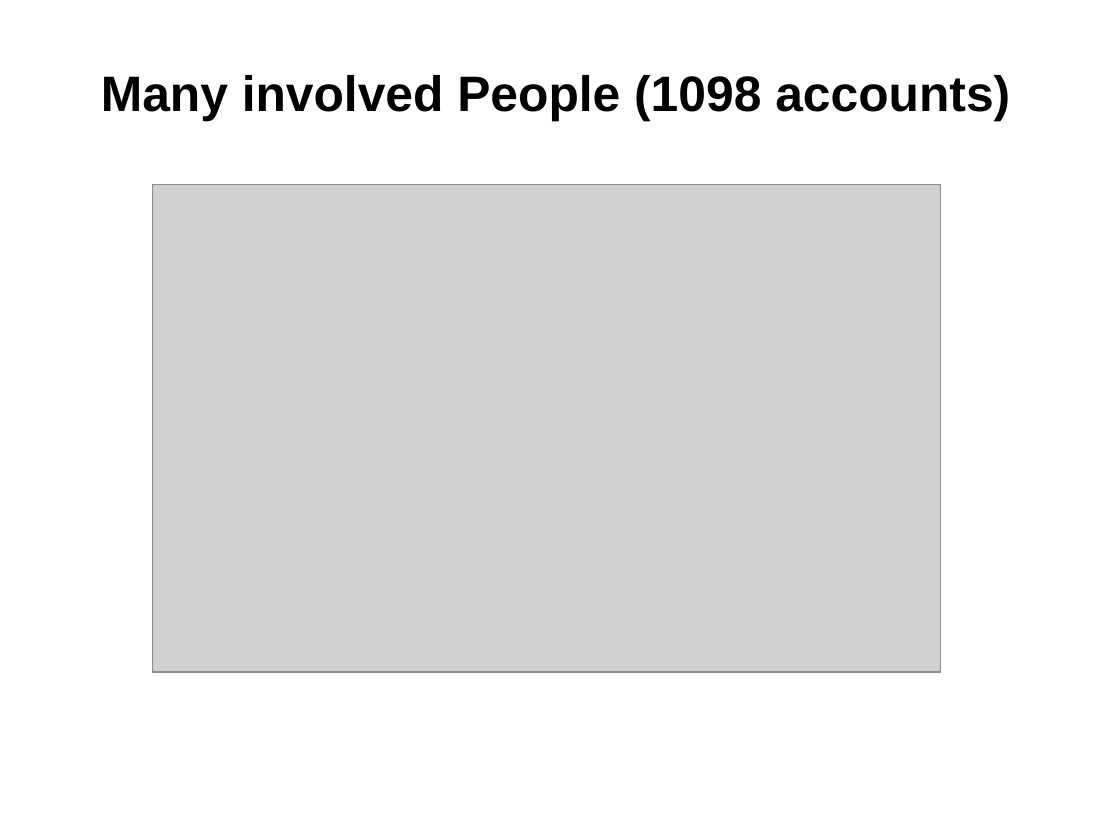
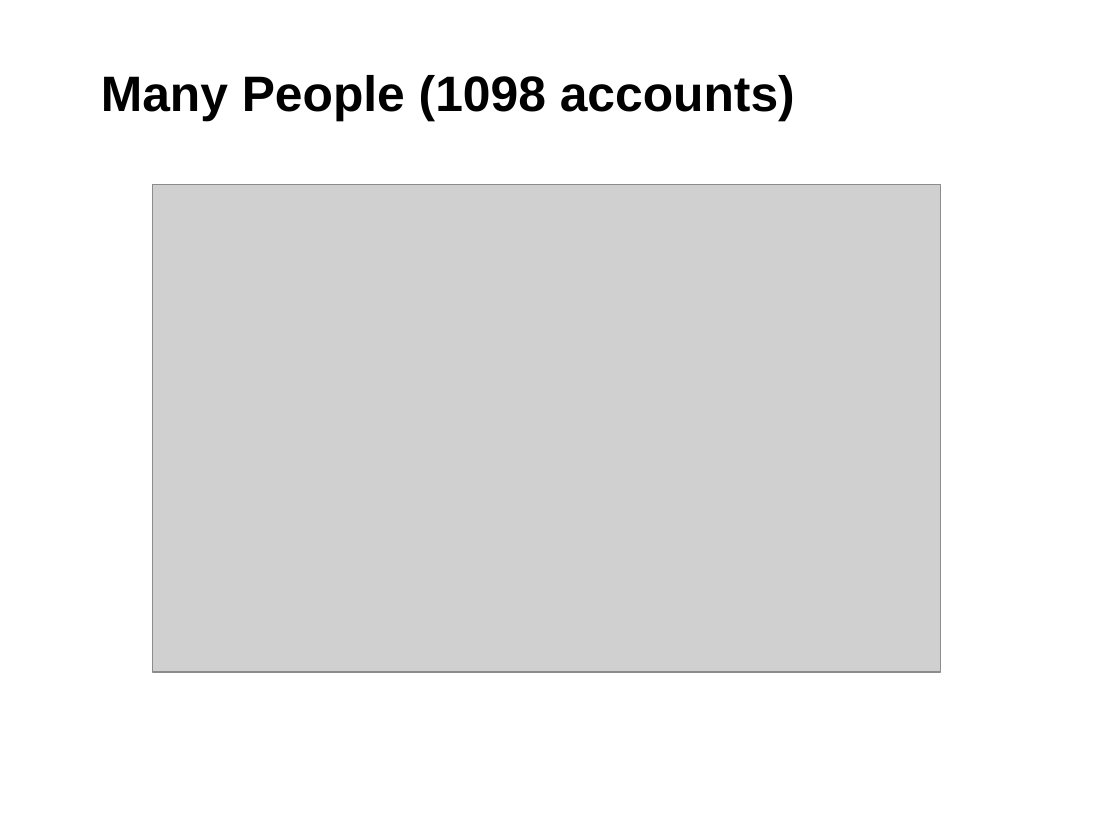
Before and after one commit to coolo/drunken-adventure, a slide deck: slide 5 of susecon2014/SUSEcon.odp (slide 2 before the commit). Drawn at 1120x840 pixels with LibreOffice and Linux fonts; fonts in the diff are those of the drawing; grey boxes stand for pictures; background and template pictures are left out. Boxes give left, top, right and bottom in pixels: in the first picture for what was removed or moved away, otherwise in the second. Text is boxed around its words. In the diff, an @@ line names an element or a change of style, - is before the commit and + after.

```diff
--- a/susecon2014/SUSEcon.odp
+++ b/susecon2014/SUSEcon.odp
@@ title at (101, 75, 795, 122): text changed @@
-Many involved People (1098 accounts)
+Many People (1098 accounts)
```
Also in this commit, not shown: 2 other slides changed, 4 slides added, 7 slides removed.
